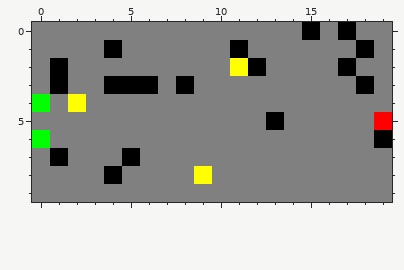
File history of a pixel-art sprite, CPS-Projet/saved.png. Above, as it was before the edit.
The file is 800x400 pixels, drawn in blocks of 40x40; one block is one cell here.
Now the later version:
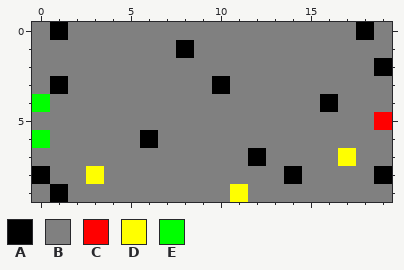
Palette (. is transparent): A #000000  B #808080  C #ff0000  D #ffff00  E #00ff00
What changed:
y 0: x 1 B -> A; x 15 A -> B; x 17..18 AB -> BA
y 1: x 4 A -> B; x 8 B -> A; x 11 A -> B; x 18 A -> B
y 2: x 1 A -> B; x 11..12 DA -> BB; x 17 A -> B; x 19 B -> A
y 3: x 4..6 AAA -> BBB; x 8 A -> B; x 10 B -> A; x 18 A -> B
y 4: x 2 D -> B; x 16 B -> A
y 5: x 13 A -> B
y 6: x 6 B -> A; x 19 A -> B
y 7: x 1 A -> B; x 5 A -> B; x 12 B -> A; x 17 B -> D
y 8: x 0 B -> A; x 3..4 BA -> DB; x 9 D -> B; x 14 B -> A; x 19 B -> A
y 9: x 1 B -> A; x 11 B -> D
